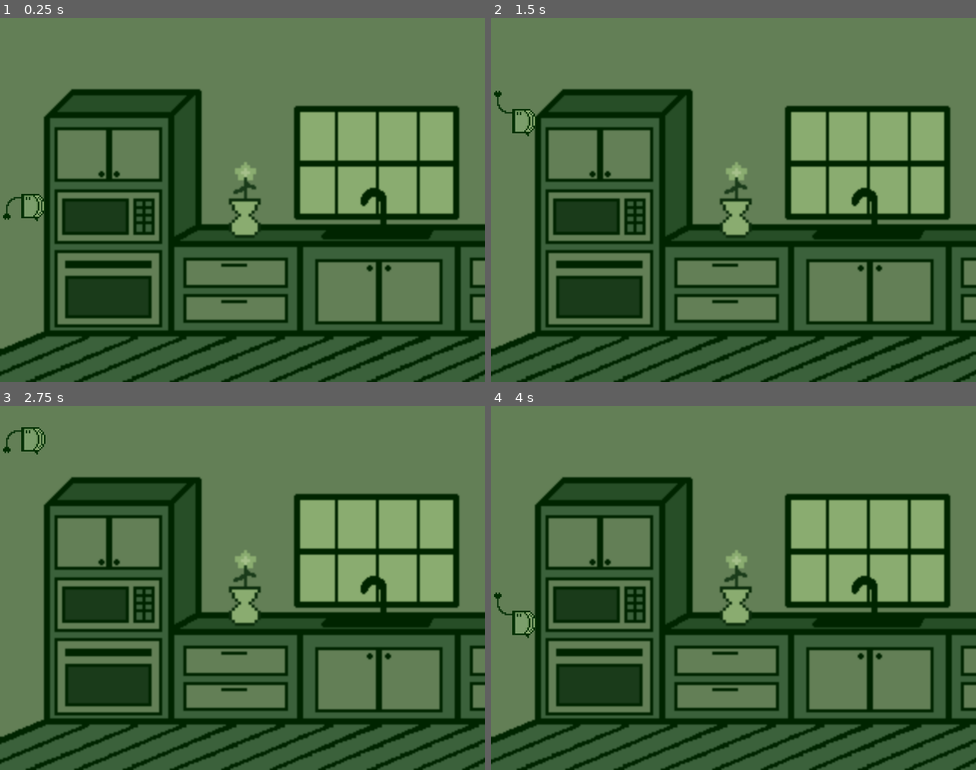
Above: before the commit, frames 1-4 (two rows, left to right).
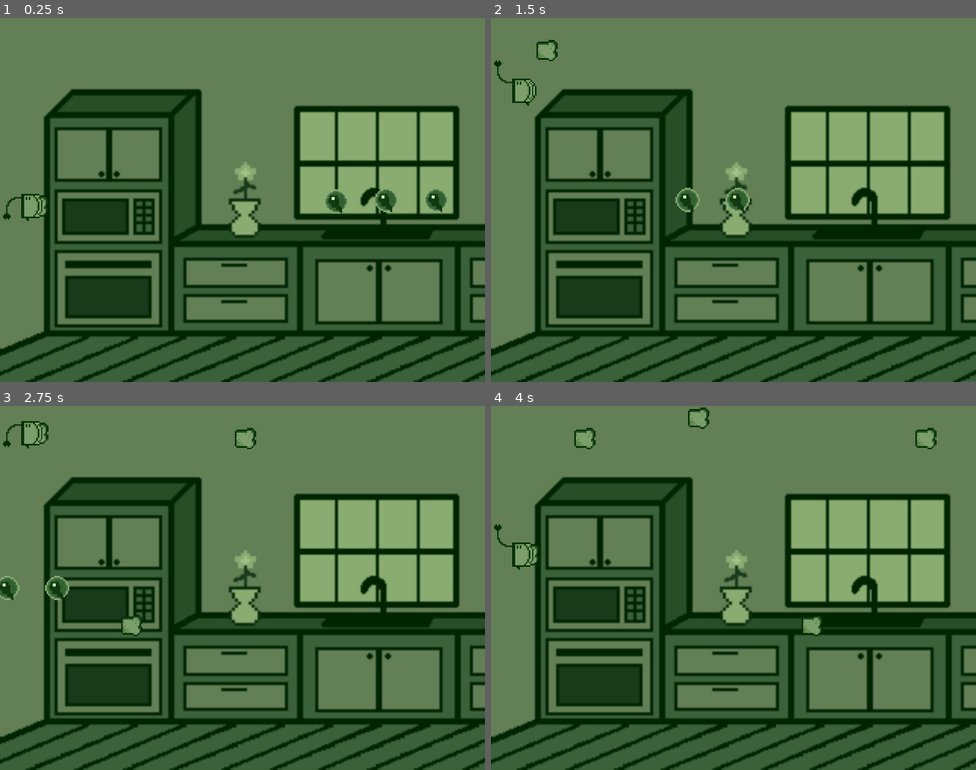
Above: after the commit, the same moments.

Repository: is386/attack-of-the-pancakes-and-waffles
Game: Godot game, scene res://src/core/main.tscn
The game is run twice, just before and just after one commit, with the same random seed, the same clock (stepped at 60 frames per second) and the same inputs.
Inputs:
- Up to frame 1 (0.25 s): no input
- Up to frame 2 (1.5 s): hold W (move_up) 0.53-1.28 s; tap Space (shoot, bound only after the commit) at 0.6, 1.35 s; hold S (move_down) from 1.28 s (still down)
- Up to frame 3 (2.75 s): release S (move_down) at 2.03 s; hold W (move_up) from 2.03 s (still down); tap Space (shoot, bound only after the commit) at 2.1 s
- Up to frame 4 (4 s): tap Space (shoot, bound only after the commit) at 2.85, 3.6 s; release W (move_up) at 3.53 s; hold S (move_down) from 3.53 s (still down)

The runs differ from the first frame. In frame 1, 0.6% of the frame differs, in the area x 5-93%, y 47-56%; in frame 2, 1.2%; in frame 3, 1.1%; in frame 4, 1.4%, in the area x 0-92%, y 0-64%.

Commit message:
add enemies and toast

Diff:
--- a/project.godot
+++ b/project.godot
@@ -36,12 +36,18 @@
 , Object(InputEventKey,"resource_local_to_scene":false,"resource_name":"","device":-1,"window_id":0,"alt_pressed":false …(186 unchanged characters)…
 ]
 }
+shoot={
+"deadzone": 0.2,
+"events": [Object(InputEventKey,"resource_local_to_scene":false,"resource_name":"","device":-1,"window_id":0,"alt_pressed":false,"shift_pressed":false,"ctrl_pressed":false,"meta_pressed":false,"pressed":false,"keycode":0,"physical_keycode":32,"key_label":0,"unicode":32,"location":0,"echo":false,"script":null)
+]
+}
 
 [layer_names]
 
 2d_physics/layer_1="world"
 2d_physics/layer_2="toaster"
 2d_physics/layer_3="toast"
+2d_physics/layer_4="enemy"
 
 [physics]
 
--- /dev/null
+++ b/src/components/health_component.gd
@@ -0,0 +1,25 @@
+class_name HealthComponent
+extends Node
+
+signal died
+
+@export var max_hp: int = 1
+
+var _hp: int = 0
+
+
+func _ready() -> void:
+	_hp = max_hp
+
+
+func take_damage(amount: int) -> void:
+	if _hp == 0:
+		return
+
+	_hp = max(0, _hp - amount)
+	if _hp == 0:
+		died.emit()
+
+
+func is_full_hp() -> bool:
+	return _hp == max_hp
--- /dev/null
+++ b/src/components/hitbox_component.gd
@@ -0,0 +1,28 @@
+class_name Hitbox
+extends Area2D
+
+signal hit(hurtbox: Hurtbox)
+
+@export var damage: int = 1
+
+
+func _init() -> void:
+	monitoring = true
+	monitorable = false
+	area_entered.connect(_on_area_entered)
+
+
+func set_active(enabled: bool) -> void:
+	set_deferred("monitoring", enabled)
+
+
+func _on_area_entered(area: Area2D) -> void:
+	if not area is Hurtbox:
+		return
+
+	var hurtbox := area as Hurtbox
+	if hurtbox.is_invincible:
+		return
+
+	hurtbox.take_hit(self)
+	hit.emit(hurtbox)
--- /dev/null
+++ b/src/components/hurtbox_component.gd
@@ -0,0 +1,22 @@
+class_name Hurtbox
+extends Area2D
+
+signal hurt(hitbox: Hitbox)
+
+var is_invincible: bool = false
+
+
+func _init() -> void:
+	monitoring = false
+	monitorable = true
+
+
+func set_active(enabled: bool) -> void:
+	set_deferred("monitorable", enabled)
+
+
+func take_hit(hitbox: Hitbox) -> void:
+	if is_invincible:
+		return
+
+	hurt.emit(hitbox)
--- a/src/core/main.tscn
+++ b/src/core/main.tscn
@@ -3,6 +3,7 @@
 [ext_resource type="Texture2D" uid="uid://dgd4q3e43vu02" path="res://assets/kitchen.png" id="1_avv2o"]
 [ext_resource type="PackedScene" uid="uid://58bjis4le617" path="res://src/entities/toaster.tscn" id="1_ivtyw"]
 [ext_resource type="Shader" uid="uid://by4uw5p0vcmrt" path="res://resources/shaders/blur.gdshader" id="3_ivtyw"]
+[ext_resource type="PackedScene" uid="uid://bicsrmv1jluqf" path="res://src/entities/enemy.tscn" id="4_x62ka"]
 
 [sub_resource type="WorldBoundaryShape2D" id="WorldBoundaryShape2D_sn2t0"]
 normal = Vector2(0, 1)
@@ -55,3 +56,12 @@
 offset_right = 320.0
 offset_bottom = 240.0
 color = Color(0, 0, 0, 0.19607843)
+
+[node name="Pancake" parent="." unique_id=670069946 instance=ExtResource("4_x62ka")]
+position = Vector2(85, 1)
+
+[node name="Pancake2" parent="." unique_id=156651395 instance=ExtResource("4_x62ka")]
+position = Vector2(151, 0)
+
+[node name="Pancake3" parent="." unique_id=430099862 instance=ExtResource("4_x62ka")]
+position = Vector2(118, 0)
--- /dev/null
+++ b/src/entities/enemy.gd
@@ -0,0 +1,30 @@
+class_name Enemy
+extends AnimatableBody2D
+
+@export var speed: float = 100
+
+@onready var hurtbox: Hurtbox = $Hurtbox
+@onready var health_component: HealthComponent = $HealthComponent
+@onready var hitbox: Hitbox = $Hitbox
+
+
+func _ready() -> void:
+	hurtbox.hurt.connect(_on_hurt)
+	hitbox.hit.connect(_on_hit)
+	health_component.died.connect(_on_died)
+
+
+func _physics_process(delta: float) -> void:
+	global_position.x -= delta * speed
+
+
+func _on_hurt(_hitbox: Hitbox) -> void:
+	health_component.take_damage(_hitbox.damage)
+
+
+func _on_hit(_hurtbox: Hurtbox) -> void:
+	queue_free()
+
+
+func _on_died() -> void:
+	queue_free()
--- /dev/null
+++ b/src/entities/enemy.tscn
@@ -0,0 +1,52 @@
+[gd_scene format=3 uid="uid://bicsrmv1jluqf"]
+
+[ext_resource type="Texture2D" uid="uid://cr4bhvno762tj" path="res://assets/pancake.png" id="1_q4xhx"]
+[ext_resource type="Script" uid="uid://jiapqqxum66r" path="res://src/entities/enemy.gd" id="1_t0ujn"]
+[ext_resource type="Script" uid="uid://8liarfl7nc3g" path="res://src/components/hurtbox_component.gd" id="2_t0ujn"]
+[ext_resource type="Script" uid="uid://b25w1h7hk1r7a" path="res://src/components/hitbox_component.gd" id="3_70hd5"]
+[ext_resource type="Script" uid="uid://dgsweuq7fijpx" path="res://src/components/health_component.gd" id="4_mkpbi"]
+
+[sub_resource type="RectangleShape2D" id="RectangleShape2D_sn2t0"]
+
+[sub_resource type="CircleShape2D" id="CircleShape2D_sn2t0"]
+radius = 8.0
+
+[sub_resource type="CircleShape2D" id="CircleShape2D_215gw"]
+radius = 8.0
+
+[node name="Enemy" type="AnimatableBody2D" unique_id=670069946]
+collision_layer = 0
+collision_mask = 0
+script = ExtResource("1_t0ujn")
+
+[node name="Sprite2D" type="Sprite2D" parent="." unique_id=2091104108]
+texture = ExtResource("1_q4xhx")
+
+[node name="CollisionShape2D" type="CollisionShape2D" parent="." unique_id=2016094974]
+visible = false
+shape = SubResource("RectangleShape2D_sn2t0")
+disabled = true
+
+[node name="Hurtbox" type="Area2D" parent="." unique_id=1040875419]
+collision_layer = 8
+collision_mask = 0
+script = ExtResource("2_t0ujn")
+metadata/_custom_type_script = "uid://8liarfl7nc3g"
+
+[node name="CollisionShape2D" type="CollisionShape2D" parent="Hurtbox" unique_id=247522174]
+shape = SubResource("CircleShape2D_sn2t0")
+debug_color = Color(2.1418184e-06, 0.64967746, 0.14649913, 0.41960785)
+
+[node name="Hitbox" type="Area2D" parent="." unique_id=1979152881]
+collision_layer = 0
+collision_mask = 2
+script = ExtResource("3_70hd5")
+metadata/_custom_type_script = "uid://b25w1h7hk1r7a"
+
+[node name="CollisionShape2D" type="CollisionShape2D" parent="Hitbox" unique_id=98912543]
+shape = SubResource("CircleShape2D_215gw")
+debug_color = Color(0.99817246, 0.03910828, 3.85046e-07, 0.41960785)
+
+[node name="HealthComponent" type="Node" parent="." unique_id=247406340]
+script = ExtResource("4_mkpbi")
+metadata/_custom_type_script = "uid://dgsweuq7fijpx"
--- /dev/null
+++ b/src/entities/toast.gd
@@ -0,0 +1,24 @@
+class_name Toast
+extends AnimatableBody2D
+
+@export var speed: float = 100
+
+@onready var screen_notifier: VisibleOnScreenNotifier2D = $VisibleOnScreenNotifier2D
+@onready var hitbox: Hitbox = $Hitbox
+
+
+func _ready() -> void:
+	screen_notifier.screen_exited.connect(_on_screen_exited)
+	hitbox.hit.connect(_on_hit)
+
+
+func _physics_process(delta: float) -> void:
+	global_position.x += delta * speed
+
+
+func _on_screen_exited() -> void:
+	queue_free()
+
+
+func _on_hit(_hurtbox: Hurtbox) -> void:
+	queue_free()
--- a/src/entities/toast.tscn
+++ b/src/entities/toast.tscn
@@ -1,6 +1,8 @@
 [gd_scene format=3 uid="uid://byiecdtjaqm80"]
 
+[ext_resource type="Script" uid="uid://ya2nwdmqfeqf" path="res://src/entities/toast.gd" id="1_0awy3"]
 [ext_resource type="Texture2D" uid="uid://cspk5fru82llo" path="res://assets/toast.png" id="1_ylio7"]
+[ext_resource type="Script" uid="uid://b25w1h7hk1r7a" path="res://src/components/hitbox_component.gd" id="3_3e6tv"]
 
 [sub_resource type="AtlasTexture" id="AtlasTexture_0awy3"]
 atlas = ExtResource("1_ylio7")
@@ -32,15 +34,39 @@
 [sub_resource type="RectangleShape2D" id="RectangleShape2D_sn2t0"]
 size = Vector2(14, 14)
 
+[sub_resource type="RectangleShape2D" id="RectangleShape2D_215gw"]
+size = Vector2(4, 14)
+
 [node name="Toast" type="AnimatableBody2D" unique_id=1458280378]
+show_behind_parent = true
 collision_layer = 0
 collision_mask = 0
+script = ExtResource("1_0awy3")
 
 [node name="AnimatedSprite2D" type="AnimatedSprite2D" parent="." unique_id=44108260]
+position = Vector2(8, 4)
 rotation = 1.5707964
 sprite_frames = SubResource("SpriteFrames_sn2t0")
 animation = &"normal"
+autoplay = "normal"
 
 [node name="CollisionShape2D" type="CollisionShape2D" parent="." unique_id=1588125430]
+visible = false
 position = Vector2(-1, 0)
 shape = SubResource("RectangleShape2D_sn2t0")
+disabled = true
+
+[node name="VisibleOnScreenNotifier2D" type="VisibleOnScreenNotifier2D" parent="." unique_id=1362481308]
+position = Vector2(10, 5)
+rect = Rect2(-10, -7, 1, 12)
+
+[node name="Hitbox" type="Area2D" parent="." unique_id=1192178311]
+collision_layer = 0
+collision_mask = 8
+script = ExtResource("3_3e6tv")
+metadata/_custom_type_script = "uid://b25w1h7hk1r7a"
+
+[node name="CollisionShape2D2" type="CollisionShape2D" parent="Hitbox" unique_id=535959746]
+position = Vector2(11, 4)
+shape = SubResource("RectangleShape2D_215gw")
+debug_color = Color(0.8498878, 0, 0.17134094, 0.41960785)
--- a/src/entities/toaster.gd
+++ b/src/entities/toaster.gd
@@ -1,15 +1,31 @@
 class_name Toaster
 extends CharacterBody2D
 
+@export var speed = 300.0
+@export var toast_packed_scene: PackedScene
+
 @onready var sprite: AnimatedSprite2D = $AnimatedSprite2D
+@onready var toast_sprite: Sprite2D = $Toast
+@onready var shoot_timer: Timer = $ShootTimer
 
-@export var speed = 300.0
+@onready var hurtbox: Hurtbox = $Hurtbox
+@onready var health_component: HealthComponent = $HealthComponent
 
 var _current_direction: float
 var _is_loaded: bool
 
 
+func _ready() -> void:
+	_is_loaded = true
+	shoot_timer.timeout.connect(_on_shoot_timer_timeout)
+	hurtbox.hurt.connect(_on_hurt)
+	health_component.died.connect(_on_died)
+
+
 func _physics_process(_delta: float) -> void:
+	if _is_loaded and Input.is_action_just_pressed("shoot"):
+		_shoot()
+
 	var direction = Input.get_axis("move_up", "move_down")
 
 	if direction and direction != _current_direction:
@@ -21,8 +37,29 @@
 		velocity.y = move_toward(velocity.y, 0, speed)
 
 	move_and_slide()
+	sprite.play(_build_animation_name())
+	toast_sprite.visible = _is_loaded
 
-	sprite.play(_build_animation_name())
+
+func _on_shoot_timer_timeout() -> void:
+	_is_loaded = true
+
+
+func _on_hurt(hitbox: Hitbox) -> void:
+	health_component.take_damage(hitbox.damage)
+
+
+func _on_died() -> void:
+	queue_free()
+
+
+func _shoot() -> void:
+	_is_loaded = false
+	shoot_timer.start()
+
+	var toast = toast_packed_scene.instantiate() as Toast
+	toast.global_position = global_position
+	owner.add_child.call_deferred(toast)
 
 
 func _build_animation_name() -> String:
--- a/src/entities/toaster.tscn
+++ b/src/entities/toaster.tscn
@@ -2,6 +2,14 @@
 
 [ext_resource type="Texture2D" uid="uid://dk02ck4ekp0l1" path="res://assets/toaster.png" id="1_c064p"]
 [ext_resource type="Script" uid="uid://r8r26xwa44re" path="res://src/entities/toaster.gd" id="1_flabs"]
+[ext_resource type="PackedScene" uid="uid://byiecdtjaqm80" path="res://src/entities/toast.tscn" id="2_xode7"]
+[ext_resource type="Texture2D" uid="uid://cspk5fru82llo" path="res://assets/toast.png" id="3_s426a"]
+[ext_resource type="Script" uid="uid://8liarfl7nc3g" path="res://src/components/hurtbox_component.gd" id="5_chquv"]
+[ext_resource type="Script" uid="uid://dgsweuq7fijpx" path="res://src/components/health_component.gd" id="6_dxe86"]
+
+[sub_resource type="AtlasTexture" id="AtlasTexture_sn2t0"]
+atlas = ExtResource("3_s426a")
+region = Rect2(0, 0, 16, 16)
 
 [sub_resource type="AtlasTexture" id="AtlasTexture_s426a"]
 atlas = ExtResource("1_c064p")
@@ -57,16 +65,47 @@
 [sub_resource type="RectangleShape2D" id="RectangleShape2D_sn2t0"]
 size = Vector2(14, 16)
 
+[sub_resource type="RectangleShape2D" id="RectangleShape2D_215gw"]
+size = Vector2(15, 12)
+
 [node name="Toaster" type="CharacterBody2D" unique_id=2141265429]
+z_index = 1
 collision_layer = 0
 collision_mask = 2
 script = ExtResource("1_flabs")
+speed = 200.0
+toast_packed_scene = ExtResource("2_xode7")
+
+[node name="Toast" type="Sprite2D" parent="." unique_id=516658102]
+position = Vector2(6, 4)
+rotation = 1.5707964
+texture = SubResource("AtlasTexture_sn2t0")
 
 [node name="AnimatedSprite2D" type="AnimatedSprite2D" parent="." unique_id=1313593369]
 position = Vector2(-6, 0)
 sprite_frames = SubResource("SpriteFrames_sn2t0")
-animation = &"unloaded_up"
+animation = &"loaded_up"
 
 [node name="CollisionShape2D" type="CollisionShape2D" parent="." unique_id=31204508]
 position = Vector2(1, 4)
 shape = SubResource("RectangleShape2D_sn2t0")
+
+[node name="Hurtbox" type="Area2D" parent="." unique_id=1053637483]
+collision_layer = 2
+collision_mask = 0
+script = ExtResource("5_chquv")
+metadata/_custom_type_script = "uid://8liarfl7nc3g"
+
+[node name="CollisionShape2D" type="CollisionShape2D" parent="Hurtbox" unique_id=1490394527]
+position = Vector2(2.5, 4)
+shape = SubResource("RectangleShape2D_215gw")
+debug_color = Color(6.256998e-07, 0.65083444, 0.08663494, 0.41960785)
+
+[node name="HealthComponent" type="Node" parent="." unique_id=1136228965]
+script = ExtResource("6_dxe86")
+max_hp = 3
+metadata/_custom_type_script = "uid://dgsweuq7fijpx"
+
+[node name="ShootTimer" type="Timer" parent="." unique_id=2105350559]
+wait_time = 0.25
+one_shot = true
Not shown, added: src/components/health_component.gd.uid
Not shown, added: src/components/hitbox_component.gd.uid
Not shown, added: src/components/hurtbox_component.gd.uid
Not shown, added: src/entities/enemy.gd.uid
Not shown, added: src/entities/toast.gd.uid
